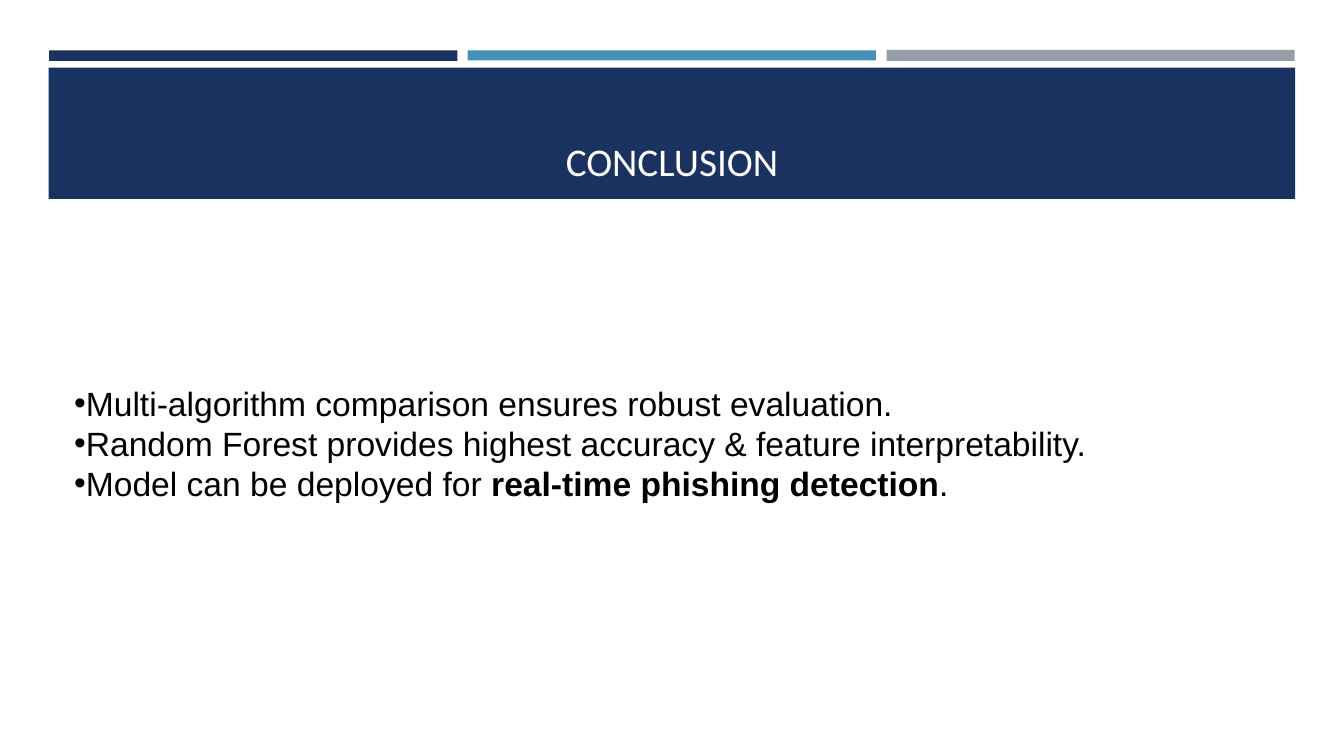
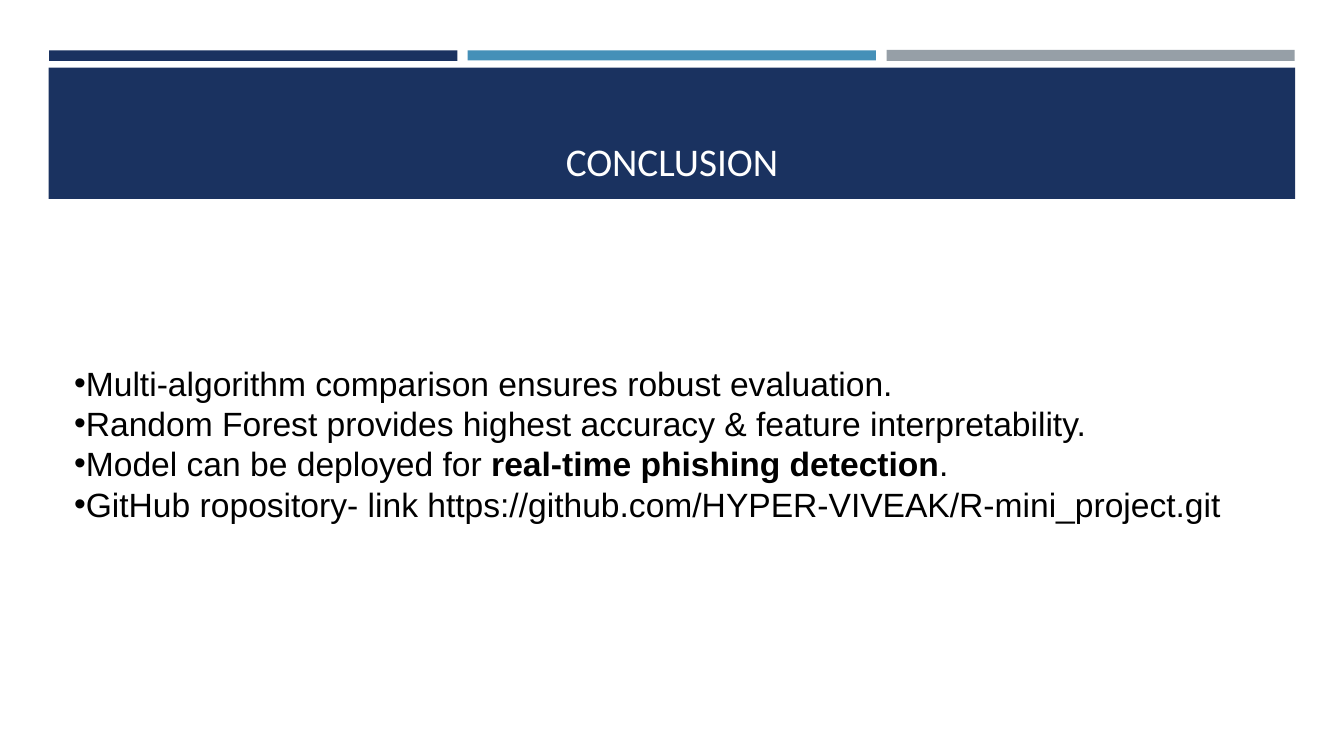
Before and after one commit to HYPER-VIVEAK/R-mini_project, a slide deck: slide 13 of ppt.pptx. Drawn at 1344x756 pixels with LibreOffice and Linux fonts; fonts in the diff are those of the drawing. Boxes give left, top, right and bottom in pixels: in the first picture for what was removed or moved away, otherwise in the second. Text is boxed around its words. In the diff, an @@ line names an element or a change of style, - is before the commit and + after.

Commit message:
27-10-2025

```diff
--- a/ppt.pptx
+++ b/ppt.pptx
@@ text "Multi-algorithm comparison ensures robust evaluation.": place and size @@
-text "Multi-algorithm comparison ensures robust evaluation." at box(74, 391, 1086, 503)
+text "Multi-algorithm comparison ensures robust evaluation." at box(74, 371, 1220, 524)
@@ text at box(74, 492, 1220, 524): paragraph added @@
+• GitHub ropository- link https://github.com/HYPER-VIVEAK/R-mini_project.git
```
